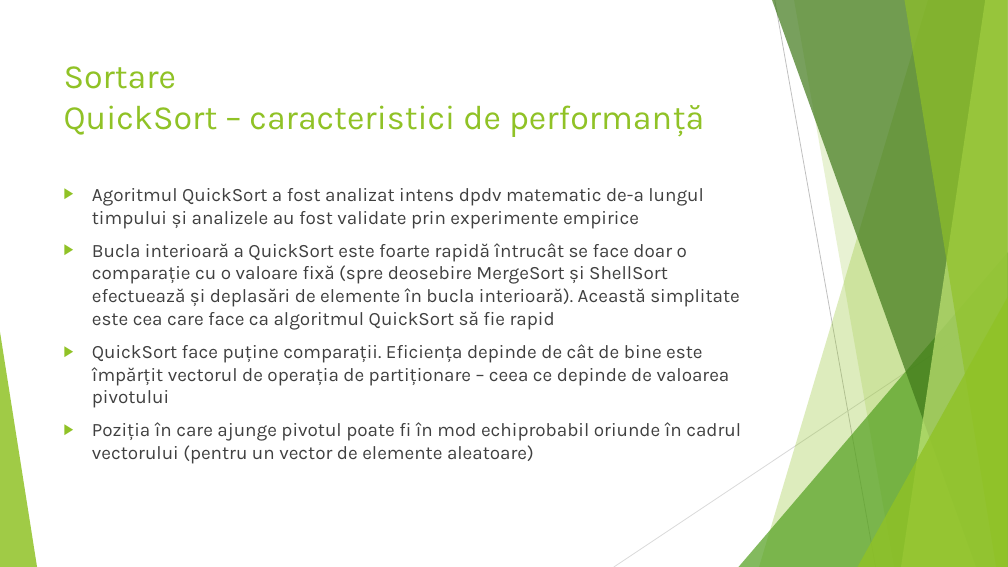
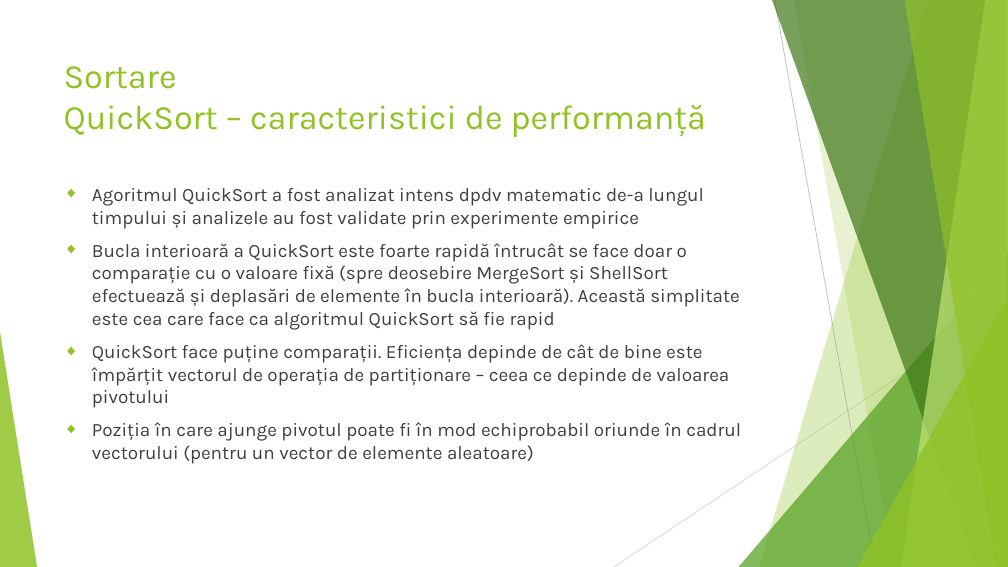
Before and after one commit to HoreaOros/ASD2015, a slide deck: slide 150 of ASD.pptx. Drawn at 1008x567 pixels with LibreOffice and Linux fonts; fonts in the diff are those of the drawing. Boxes give left, top, right and bottom in pixels: in the first picture for what was removed or moved away, otherwise in the second. Text is boxed around its words. In the diff, an @@ line names an element or a change of style, - is before the commit and + after.

```diff
--- a/ASD.pptx
+++ b/ASD.pptx
@@ title "Sortare QuickSort – caracteristici de ..." at bbox=[64, 66, 706, 137]: size 32.4 to 32.5 pt @@
@@ text "Agoritmul QuickSort a fost analizat ..." at bbox=[92, 188, 741, 464]: text colour #404040 to #3F3F3F; bullet ▶ to ◆; less space between paragraphs @@
```
Also in this commit, not shown: 239 other slides changed, 1 other file.
